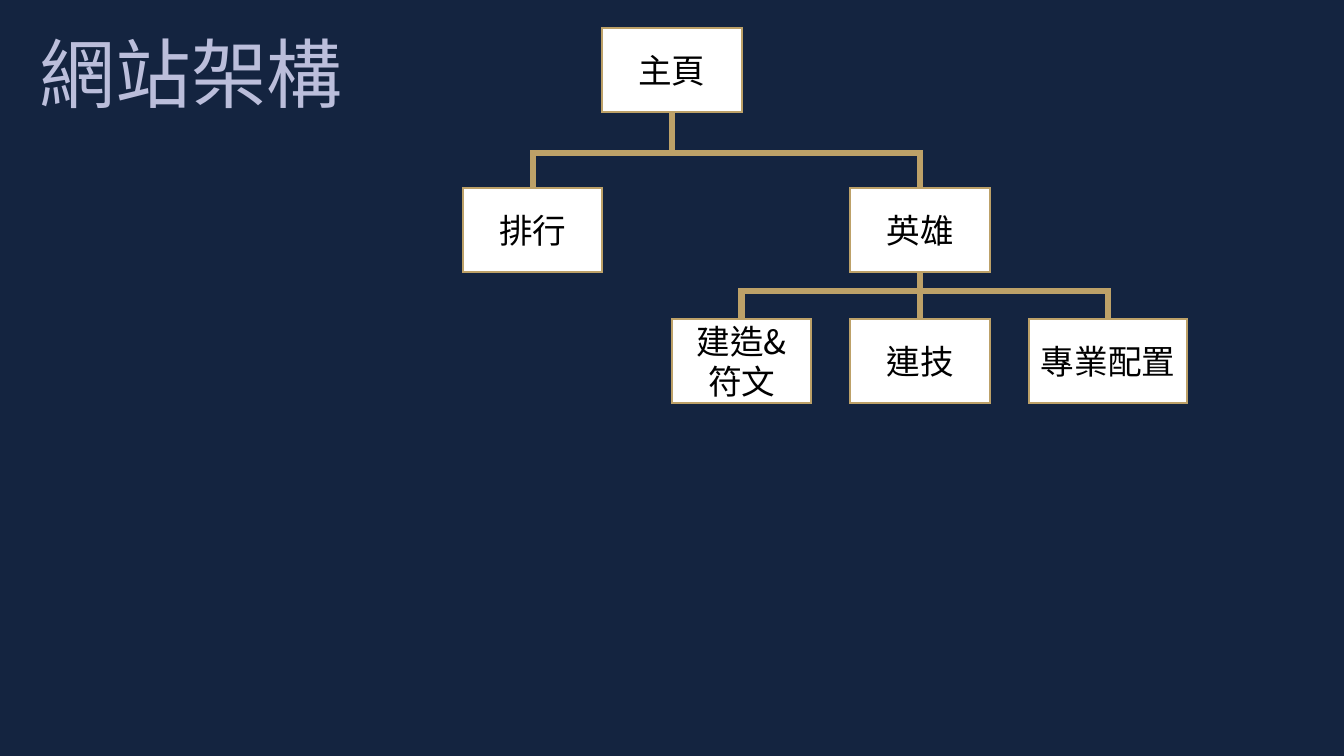
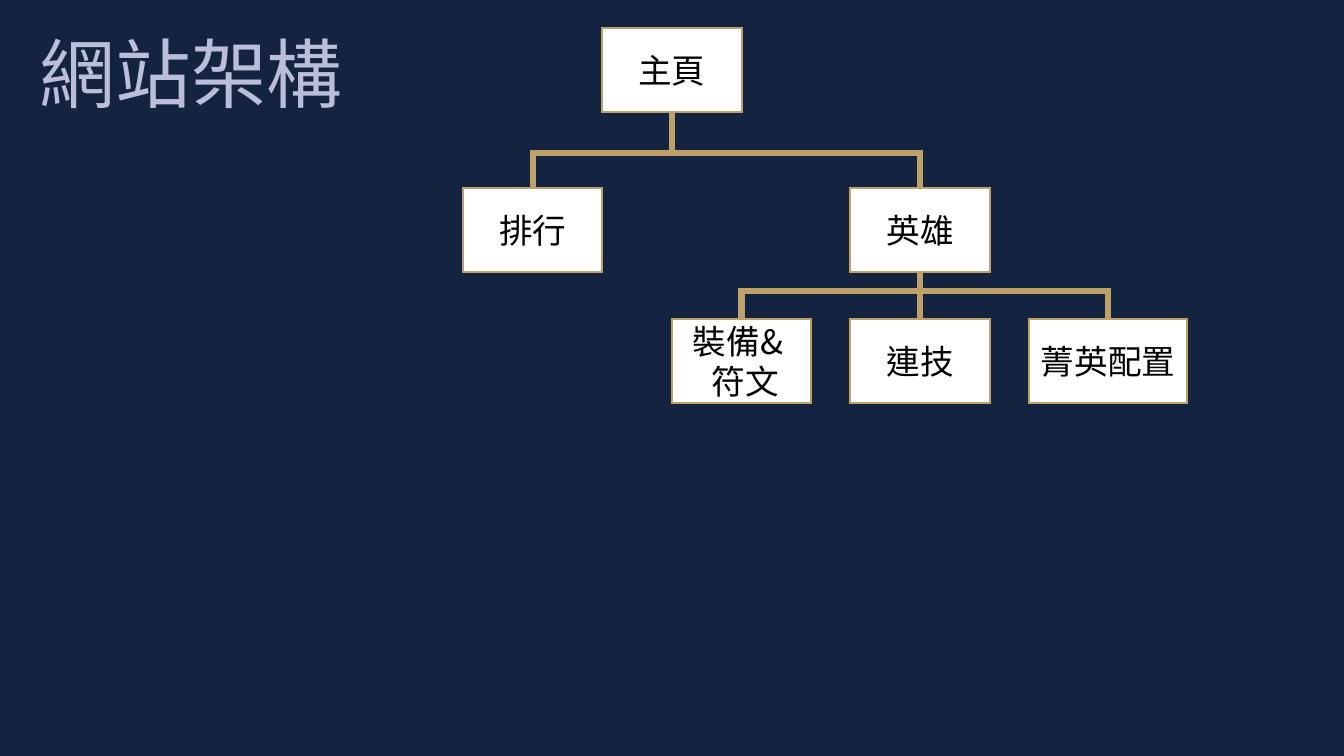
Before and after one commit to leonasdev/WebMidProject, a slide deck: slide 6 of 企劃書.pptx. Drawn at 1344x756 pixels with LibreOffice and Linux fonts; fonts in the diff are those of the drawing. Boxes give left, top, right and bottom in pixels: in the first picture for what was removed or moved away, otherwise in the second. Text is boxed around its words. In the diff, an @@ line names an element or a change of style, - is before the commit and + after.

```diff
--- a/企劃書.pptx
+++ b/企劃書.pptx
@@ text in rectangle at <box>693,319,783,404</box>: text changed @@
-建造&符文
+裝備&
+符文
@@ text in rectangle at <box>1041,345,1175,377</box>: text changed @@
-專業配置
+菁英配置
```
Also in this commit, not shown: 1 other slide changed.
